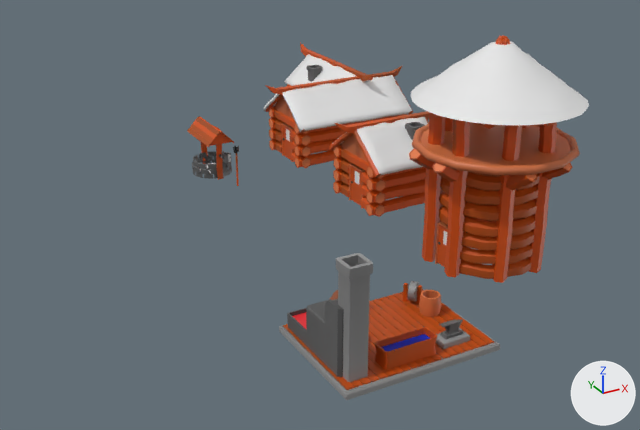
The FBX model Assets/Content/Models/Houses2.fbx as it was, and as the next commit left it.
The view is the same before and after, from a camera (50 mm lens) standing at (-70.8, -82.9, 52.1) and looking at (-15.5, 17.7, 1.8). Every picture has the same lights, and +X, +Y and +Z are marked at lower right. Where no turn or scale is listed for an object, it has been applied to the vertices.
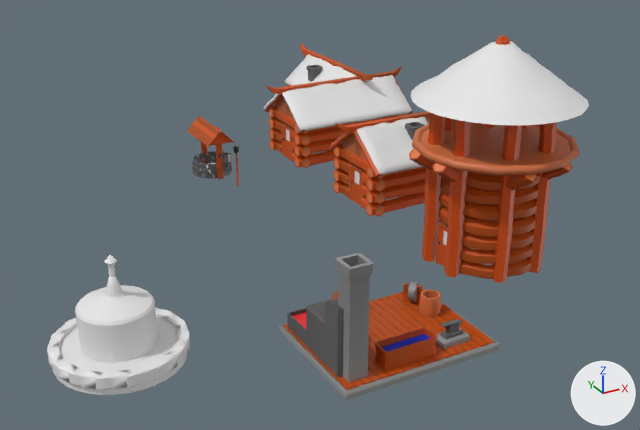
What differs and where, as boxes [x1, y1, x2, y2] in the pictures (640 x 430 px):
'Cone.001', added: after [75, 276, 158, 363]
'Fontain', added: after [47, 255, 190, 395]
'Cylinder.008', added: after [59, 316, 178, 372]

The change, as a diff of the scene's bpy script:
```diff
--- a/Assets/Content/Models/Houses2.fbx.py
+++ b/Assets/Content/Models/Houses2.fbx.py
@@ me_cylinder_004 @@
+me_cylinder_004.from_pydata(...)  # 599 vertices, 545 faces; spans x -7.4..7.6, y -7.5..7.5, z -1.0..11.4
@@ me_cone @@
+me_cone.from_pydata(...)  # 193 vertices, 192 faces; spans x -4.15..4.15, y -4.15..4.15, z -8.75..1.0
@@ me_cylinder_009 @@
+me_cylinder_009.from_pydata(...)  # 32 vertices, 1 face; spans x -6.88..6.95, y -6.93..6.9, z 0.0
@@ ob_fontain @@
+ob_fontain = bpy.data.objects.new('Fontain', me_cylinder_004)
+ob_fontain.location = (-50.0, 0.0, 0.0)
@@ ob_cone_001 @@
+ob_cone_001 = bpy.data.objects.new('Cone.001', me_cone)
+ob_cone_001.location = (-50.0, 0.0, 8.9)
@@ ob_cylinder_008 @@
+ob_cylinder_008 = bpy.data.objects.new('Cylinder.008', me_cylinder_009)
+ob_cylinder_008.location = (-50.0, 0.0, 0.9)
```
